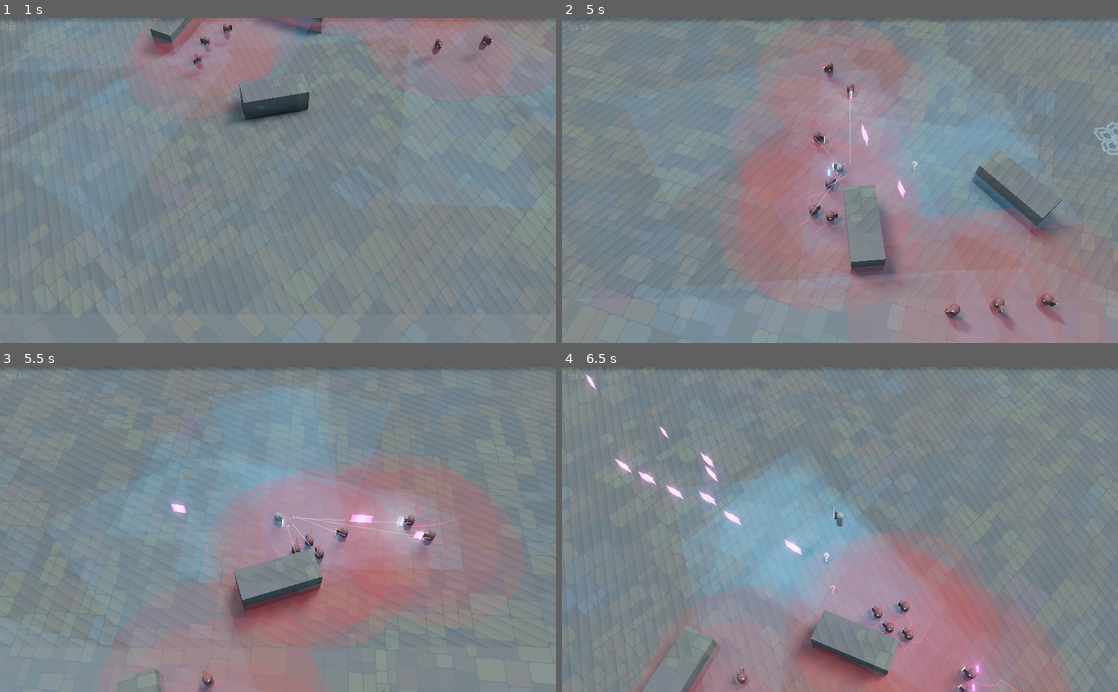
Above: before the commit, frames 1-4 (two rows, left to right).
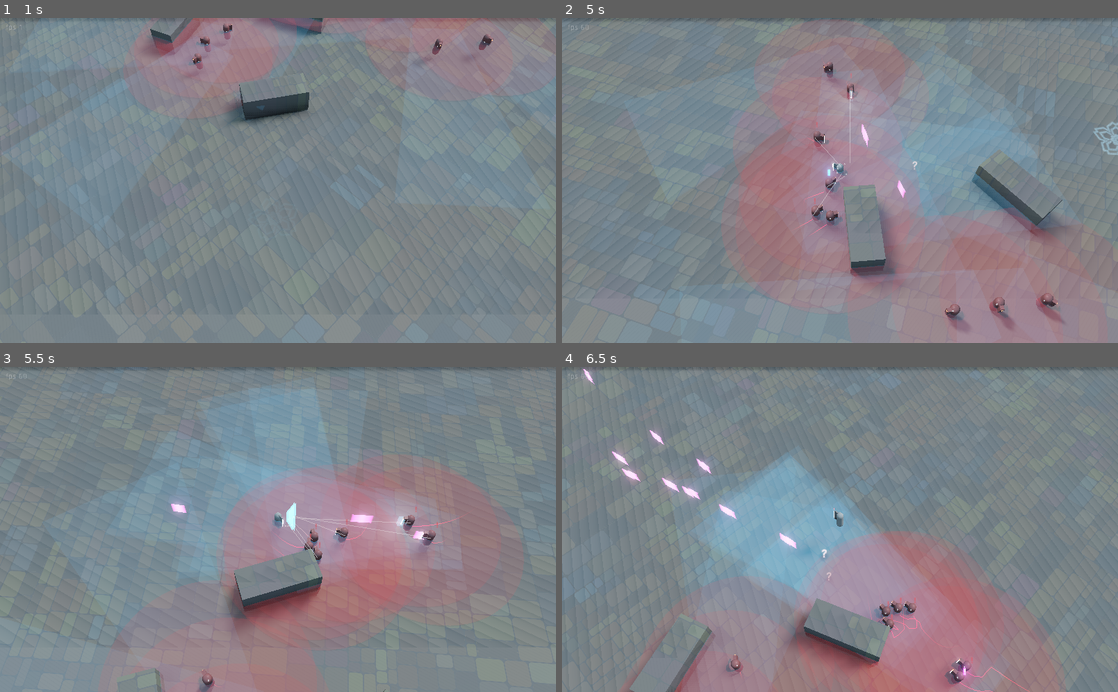
Above: after the commit, the same moments.

Repository: ioxu/key
Game: Godot game, scene res://scenes/splash.tscn
The game is run twice, just before and just after one commit, with the same random seed, the same clock (stepped at 60 frames per second) and the same inputs.
Inputs (mouse positions are in pixels of both pictures, inside the frame that each line leads up to):
- Up to frame 1 (1 s): tap Enter at 0.5 s; move the mouse to (400, 164) at 0.52 s; hold D (move_right) from 0.53 s (still down); hold Left (camera_rotate_left) from 0.53 s (still down); click (400, 164) at 0.67 s; tap Space (jump) at 0.77 s
- Up to frame 2 (5 s): move the mouse to (728, 196) at 1.27 s; release D (move_right) at 1.28 s; release Left (camera_rotate_left) at 1.28 s; hold S (move_down) 1.28-2.03 s; tap Right (camera_rotate_right) at 1.35 s; tap Space (jump) at 1.52, 3.02, 3.77, 4.52 s; move the mouse to (895, 109) at 2.02 s; hold D (move_right) 2.03-2.78 s; click (895, 109) at 2.1 s; move the mouse to (812, 245) at 2.77 s; hold W (move_up) 2.78-3.53 s; tap Left (camera_rotate_left) at 2.85 s; click (812, 245) at 2.92 s; move the mouse to (1006, 229) at 3.52 s; hold Right (camera_rotate_right) 3.53-4.28 s; hold A (move_left) from 3.53 s (still down); move the mouse to (673, 131) at 4.27 s; click (673, 131) at 4.35 s
- Up to frame 3 (5.5 s): move the mouse to (305, 529) at 5.02 s; release A (move_left) at 5.03 s; hold S (move_down) from 5.03 s (still down); hold Left (camera_rotate_left) from 5.03 s (still down); click (305, 529) at 5.17 s
- Up to frame 4 (6.5 s): move the mouse to (756, 448) at 5.77 s; release S (move_down) at 5.78 s; release Left (camera_rotate_left) at 5.78 s; hold D (move_right) from 5.78 s (still down); tap Right (camera_rotate_right) at 5.85 s; tap Space (jump) at 6.02 s

Frame 1 is identical in both runs. In frame 2, 0.1% of the frame differs, in the area x 41-89%, y 0-93%; in frame 3, 0.4%; in frame 4, 6.5%, in the area x 0-100%, y 0-100%.

Commit message:
initial pulse_shard_bullet impact fx

Diff:
--- a/data/enemies/Enemy.gd
+++ b/data/enemies/Enemy.gd
@@ -114,7 +114,7 @@
 	self.toggle_active(self.active)
 
 
-func bullet_hit(bullet):
+func bullet_hit(bullet, collision_info):
 	var damage = damage_rng.randf_range(bullet.damage_range[0], bullet.damage_range[1])
 	health -= damage
 	hurt_meter.set_factor( 1.0 - health/initial_health )
--- a/data/enemies/Enemy.tscn
+++ b/data/enemies/Enemy.tscn
@@ -14,8 +14,8 @@
 [ext_resource path="res://data/enemies/sensing_area.gd" type="Script" id=12]
 
 [sub_resource type="CapsuleShape" id=1]
-radius = 0.55
-height = 0.55
+radius = 0.405821
+height = 0.846607
 
 [sub_resource type="CapsuleMesh" id=2]
 radius = 0.273
--- a/data/weapons/pulse_shard/pulse_shard_bullet.gd
+++ b/data/weapons/pulse_shard/pulse_shard_bullet.gd
@@ -10,6 +10,7 @@
 var hit_something = false
 
 const bullet_enemy_shader = preload("res://data/weapons/pulse_shard/pulse_shard_bullet_enemy.material")
+const bullet_impact_fx = preload("res://data/weapons/pulse_shard/pulse_shard_bullet_impact_fx.tscn")
 
 func _ready():
 	if is_enemy_bullet:
@@ -17,14 +18,15 @@
 		collision_mask = 1 + 2 + 128
 		$MeshInstance.set_material_override(bullet_enemy_shader)
 		$free_timer.wait_time = 2.0
-	connect("body_entered", self, "collided")
+	#connect("body_entered", self, "collided")
 	$free_timer.start()
 
 
 func _physics_process(delta):
 	var collision_info = move_and_collide( delta * self.global_transform.basis.z * projectile_speed )
 	if collision_info:
-		collided(collision_info.get_collider())
+		collided(collision_info.get_collider(), collision_info)
+
 
 func _on_free_timer_timeout():
 	queue_free()
@@ -35,13 +37,13 @@
 	#self.apply_central_impulse( self.global_transform.basis.z * projectile_speed )
 
 
-func collided(body):
+func collided(body, collision_info: KinematicCollision):
 	if hit_something == false:
 		#print("HIT ", body.get_path(), " (is_enemy_bullet ", is_enemy_bullet, " )")
 		if body.has_method("bullet_hit"):
-			body.bullet_hit(self)
+			body.bullet_hit(self, collision_info)
 	hit_something = true
-
+	_emit_impact_fx(collision_info)
 	queue_free()
 
 #	gravity_scale = 1.0
@@ -50,3 +52,11 @@
 #		set_collision_mask_bit(3, true)
 #	else:
 #		queue_free()
+
+
+func _emit_impact_fx(collision_info : KinematicCollision):
+	var impact_fx = bullet_impact_fx.instance()
+	get_node("/root/").add_child(impact_fx)
+	impact_fx.set_translation(collision_info.position)
+	#impact_fx.look_at(collision_info.position + collision_info.normal, Vector3.UP)
+	impact_fx.look_at(collision_info.position - self.transform.basis.z, Vector3.UP)
--- /dev/null
+++ b/data/weapons/pulse_shard/pulse_shard_bullet_impact_fx.gd
@@ -0,0 +1,9 @@
+extends Spatial
+
+
+func _ready():
+	$free_timer.start()
+
+
+func _on_free_timer_timeout():
+	self.queue_free()
--- /dev/null
+++ b/data/weapons/pulse_shard/pulse_shard_bullet_impact_fx.tscn
@@ -0,0 +1,31 @@
+[gd_scene load_steps=4 format=2]
+
+[ext_resource path="res://data/weapons/pulse_shard/pulse_shard_bullet_impact_fx.gd" type="Script" id=1]
+
+[sub_resource type="SpatialMaterial" id=2]
+flags_transparent = true
+albedo_color = Color( 1, 1, 1, 0.164706 )
+emission_enabled = true
+emission = Color( 0.356863, 0.819608, 0.909804, 1 )
+emission_energy = 10.0
+emission_operator = 0
+emission_on_uv2 = false
+
+[sub_resource type="CylinderMesh" id=1]
+material = SubResource( 2 )
+top_radius = 0.3
+height = 0.5
+radial_segments = 16
+rings = 1
+
+[node name="Spatial" type="Spatial"]
+script = ExtResource( 1 )
+
+[node name="free_timer" type="Timer" parent="."]
+wait_time = 0.05
+
+[node name="MeshInstance" type="MeshInstance" parent="."]
+transform = Transform( 1, 0, 0, 0, -1.62921e-07, -1, 0, 1, -1.62921e-07, 0, 0, -0.153815 )
+mesh = SubResource( 1 )
+material/0 = null
+[connection signal="timeout" from="free_timer" to="." method="_on_free_timer_timeout"]
--- a/scenes/player/player.gd
+++ b/scenes/player/player.gd
@@ -58,7 +58,7 @@
 	visible = true
 
 
-func bullet_hit(bullet):
+func bullet_hit(bullet, collision_info):
 	if !get_active():
 		return
 
